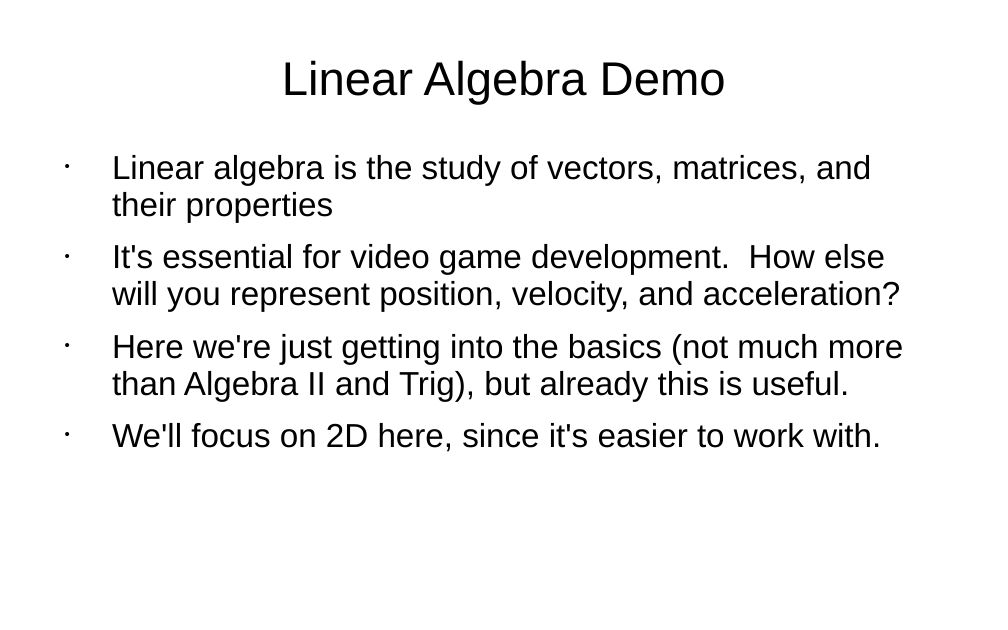
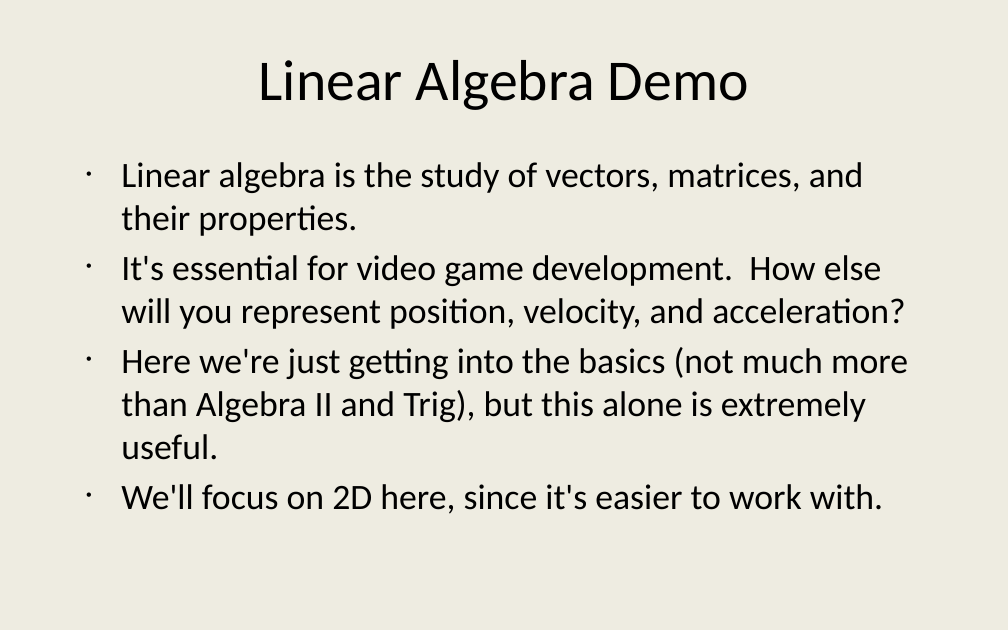
Before and after one commit to JesseTG/Linear-Algebra-Demo, a slide deck: slide 1 of Presentation Notes.pptx. Drawn at 1008x630 pixels with LibreOffice and Linux fonts; fonts in the diff are those of the drawing. Boxes give left, top, right and bottom in pixels: in the first picture for what was removed or moved away, otherwise in the second. Text is boxed around its words. In the diff, an @@ line names an element or a change of style, - is before the commit and + after.

```diff
--- a/Presentation Notes.pptx
+++ b/Presentation Notes.pptx
@@ background #FFFFFF to #EEECE1 @@
@@ title "Linear Algebra Demo" at [259, 60, 749, 110]: size 27 to 33 pt, font Arial to Calibri; line spacing 0.93 to 1 @@
@@ text at [121, 162, 864, 236]: text changed; size 19 to 20.4 pt; font Arial to Calibri @@
-• Linear algebra is the study of vectors, matrices, and their properties
+• Linear algebra is the study of vectors, matrices, and their properties.
@@ text at [121, 255, 905, 514]: size 19 to 20.4 pt, font Arial to Calibri in "It's essential for video game development. How ...", "We'll focus on 2D here, since it's ..."; indent changed; line spacing 0.93 to 1; less space between paragraphs @@
@@ text at [121, 347, 908, 460]: text changed; size 19 to 20.4 pt; font Arial to Calibri @@
-• Here we're just getting into the basics (not much more than Algebra II and Trig), but already this is useful.
+• Here we're just getting into the basics (not much more than Algebra II and Trig), but this alone is extremely useful.
```
Also in this commit, not shown: 6 other slides changed, 5 slides added, 1 slide removed, 31 other files.
